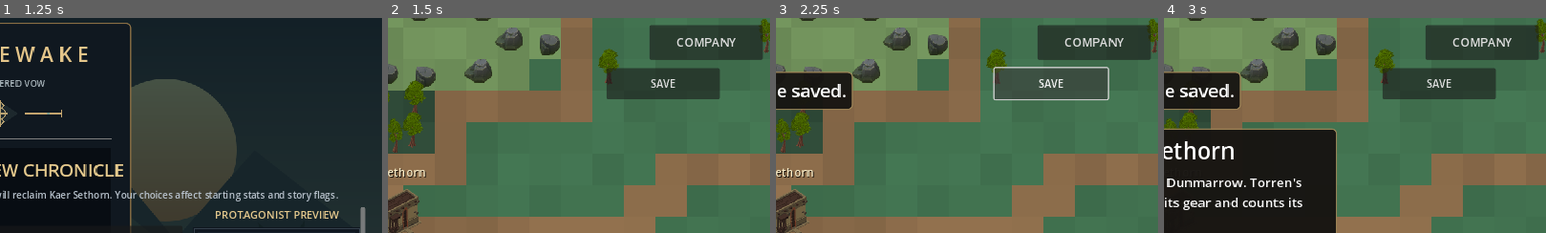
Above: before the commit, frames 1-4 (left to right).
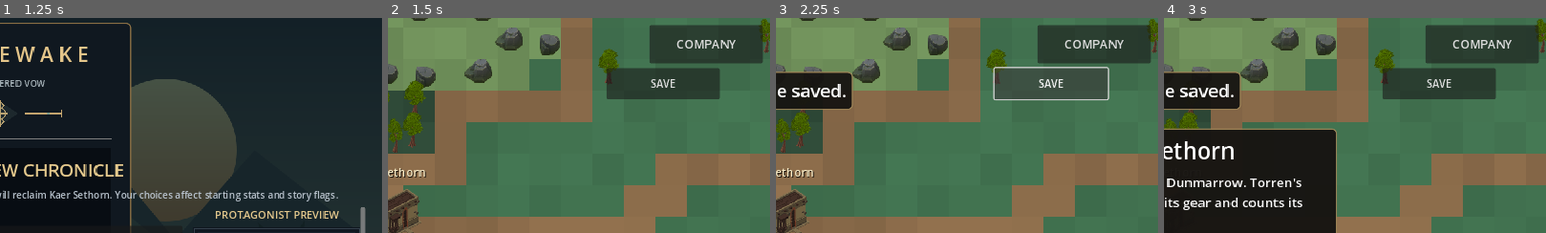
Above: after the commit, the same moments.

Repository: ninjun42215-gif/KindleWake
Game: Godot game, scene res://TitleScreen.tscn
Same seed, same stepped clock (60 frames per second), same inputs: the game is played once before the commit and once after it.
Inputs:
- Up to frame 1 (1.25 s): click "NEW GAME" at 0.5 s
- Up to frame 2 (1.5 s): click "BEGIN CHRONICLE" at 1.25 s
- Up to frame 3 (2.25 s): click "SAVE" at 2 s
- Up to frame 4 (3 s): click "Enter Kaer Sethorn" at 2.75 s
The pictures show only the part of the screen within x 50-100%, y 0-50%; the shares and areas given below are measured in that part.

Frame 1 is identical in both runs. In frame 2, 0.8% of the frame differs, in the area x 68-99%, y 9-22%; in frame 3, 0.8%; in frame 4, 0.8%.

Commit message:
fix(ui): make overworld HUD controls responsive

Diff:
--- a/Kindlewake/scripts/ui/world_scene.gd
+++ b/Kindlewake/scripts/ui/world_scene.gd
@@ -39,6 +39,7 @@
 var leader_status_label: Label
 var leader_exp_bar: ProgressBar
 var company_btn: Button
+var manual_save_btn: Button
 var prompt_btn: Button
 var place_panel: PanelContainer
 var place_title: Label
@@ -561,8 +562,11 @@
     if leader_status_label != null:
         leader_status_label.add_theme_font_size_override("font_size", 12 if compact else 14)
     if company_btn != null:
-        company_btn.custom_minimum_size = Vector2(clampf(vw * 0.16, 130.0, 190.0), 58.0)
-        company_btn.add_theme_font_size_override("font_size", 17 if compact else 20)
+        company_btn.custom_minimum_size = Vector2(clampf(vw * 0.16, 130.0, 190.0), 56.0 if compact else 64.0)
+        company_btn.add_theme_font_size_override("font_size", 16 if compact else 20)
+    if manual_save_btn != null:
+        manual_save_btn.custom_minimum_size = Vector2(clampf(vw * 0.16, 130.0, 190.0), 48.0 if compact else 52.0)
+        manual_save_btn.add_theme_font_size_override("font_size", 15 if compact else 18)
     if prompt_btn != null:
         prompt_btn.custom_minimum_size = Vector2(clampf(vw * 0.42, 230.0, 380.0), 68.0)
 
@@ -606,11 +610,11 @@
     root.add_child(company_btn)
     company_btn.set_anchors_and_offsets_preset(Control.PRESET_TOP_RIGHT, Control.PRESET_MODE_MINSIZE, 12)
     company_btn.grow_horizontal = Control.GROW_DIRECTION_BEGIN
-    var save_btn := _btn("SAVE", _save_campaign_manual, 18)
-    save_btn.custom_minimum_size = Vector2(190, 52)
-    root.add_child(save_btn)
-    save_btn.set_anchors_and_offsets_preset(Control.PRESET_TOP_RIGHT, Control.PRESET_MODE_MINSIZE, 84)
-    save_btn.grow_horizontal = Control.GROW_DIRECTION_BEGIN
+    manual_save_btn = _btn("SAVE", _save_campaign_manual, 18)
+    manual_save_btn.custom_minimum_size = Vector2(190, 52)
+    root.add_child(manual_save_btn)
+    manual_save_btn.set_anchors_and_offsets_preset(Control.PRESET_TOP_RIGHT, Control.PRESET_MODE_MINSIZE, 84)
+    manual_save_btn.grow_horizontal = Control.GROW_DIRECTION_BEGIN
 
     # Top-centre: ambush banner
     banner = _hud_panel(0.95)
